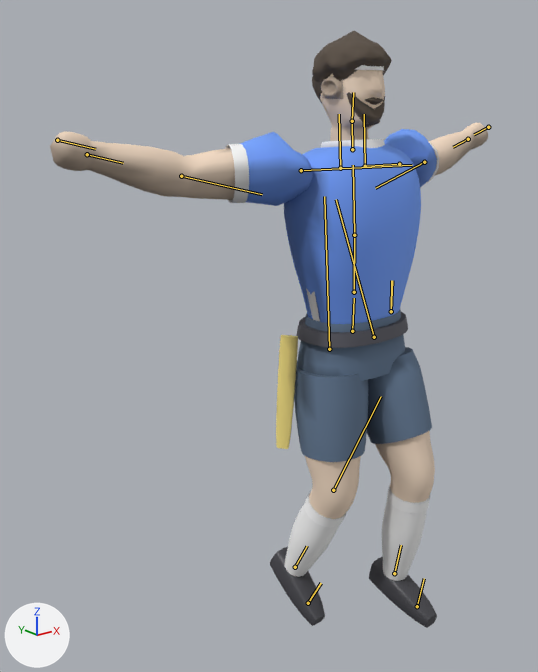
Before and after pictures for a commit that changed the glTF model flagster/lib/flagplayer.glb.
Camera for both pictures: a 50 mm lens placed at (-1.6, -1.58, 1.71), pointed at (-0.21, 0.16, 1.02). Every picture has the same lights, and +X, +Y and +Z are marked at lower left. The picture after the commit comes second. Both versions are drawn at frame 17 of the action 'Spike'; the numbers are the values there. The bones that change, and the others that lie on the model, are drawn over the model as lines.

Names of what the first picture shows: 'band', 'beard_full', 'belt', 'flag', 'hair_afro', 'hair_fade', 'hair_locs', 'head', 'jersey', 'shoes', 'shorts', 'skin', 'socks', 'trim'.
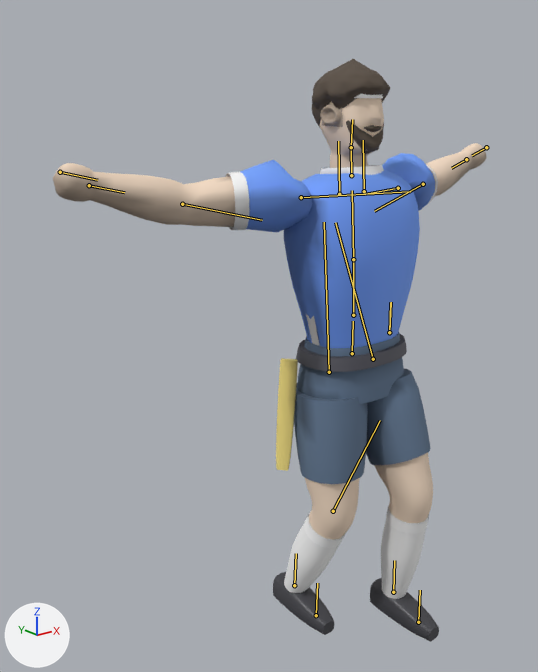
Location of each change, (x1, y1, x2, y2) in pixels of the pictures (538 x 672 px):
```json
{"object": "jersey", "change": "posed", "before": [240, 129, 437, 324], "after": [240, 153, 435, 348]}
{"object": "skin", "change": "posed", "before": [50, 123, 488, 519], "after": [53, 143, 486, 540]}
{"object": "shorts", "change": "posed", "before": [294, 310, 432, 462], "after": [294, 332, 431, 484]}
{"object": "socks", "change": "posed", "before": [285, 488, 430, 581], "after": [284, 508, 428, 599]}
{"object": "shoes", "change": "posed", "before": [270, 547, 437, 628], "after": [273, 572, 439, 642], "on screen": "13% shorter"}
{"object": "head", "change": "posed", "before": [320, 70, 385, 130], "after": [320, 98, 384, 157]}
{"object": "hair_afro", "change": "posed", "before": [312, 31, 392, 83], "after": [312, 59, 390, 110]}
{"object": "trim", "change": "posed", "before": [225, 139, 439, 528], "after": [226, 165, 438, 548]}
{"object": "belt", "change": "posed", "before": [296, 312, 408, 348], "after": [296, 334, 407, 372]}
{"object": "flag", "change": "posed", "before": [276, 335, 298, 449], "after": [276, 358, 298, 471]}
{"object": "beard_full", "change": "posed", "before": [347, 92, 385, 127], "after": [346, 120, 384, 154]}
{"object": "hair_locs", "change": "posed", "before": [312, 40, 387, 103], "after": [312, 69, 385, 129], "on screen": "mostly hidden"}
{"object": "band", "change": "posed", "before": [356, 65, 384, 70], "after": [354, 94, 383, 98], "on screen": "mostly hidden"}
{"object": "hair_fade", "change": "posed", "before": [319, 71, 356, 96], "after": [319, 99, 355, 126], "on screen": "mostly hidden"}
{"bone": "Hips", "before": "(352, 331) to (354, 298)", "after": "(352, 353) to (353, 321)"}
{"bone": "Foot_L", "before": "(394, 573) to (401, 545)", "after": "(393, 592) to (394, 560)"}
{"bone": "Foot_R", "before": "(295, 567) to (307, 546)", "after": "(294, 585) to (296, 553)"}
```

Scene script edits in JSON lines:
```json
{"block": "bone_hips", "where": "bone_hips = bpy.data.objects['FlagPlayerRig'].pose.bones['Hips']"}
{"op": "set", "path": "bone_hips.location", "old": "(0.0, 0.034, 0.0)", "new": "(0.0, -0.041, 0.0)"}
{"block": "bone_foot_l", "where": "bone_foot_l = bpy.data.objects['FlagPlayerRig'].pose.bones['Foot_L']  # child of 'LowerLeg_L'"}
{"op": "set", "path": "bone_foot_l.rotation_quaternion", "old": "(0.997, 0.022, 0.0, 0.0)", "new": "(0.996, -0.072, 0.0, 0.0)", "note": "degrees (3, 0, 0) -> degrees (-8, 0, 0)"}
{"block": "bone_foot_r", "where": "bone_foot_r = bpy.data.objects['FlagPlayerRig'].pose.bones['Foot_R']  # child of 'LowerLeg_R'"}
{"op": "set", "path": "bone_foot_r.rotation_quaternion", "old": "(0.997, 0.025, 0.0, 0.0)", "new": "(0.975, -0.214, 0.0, 0.0)", "note": "degrees (3, 0, 0) -> degrees (-25, 0, 0)"}
```
